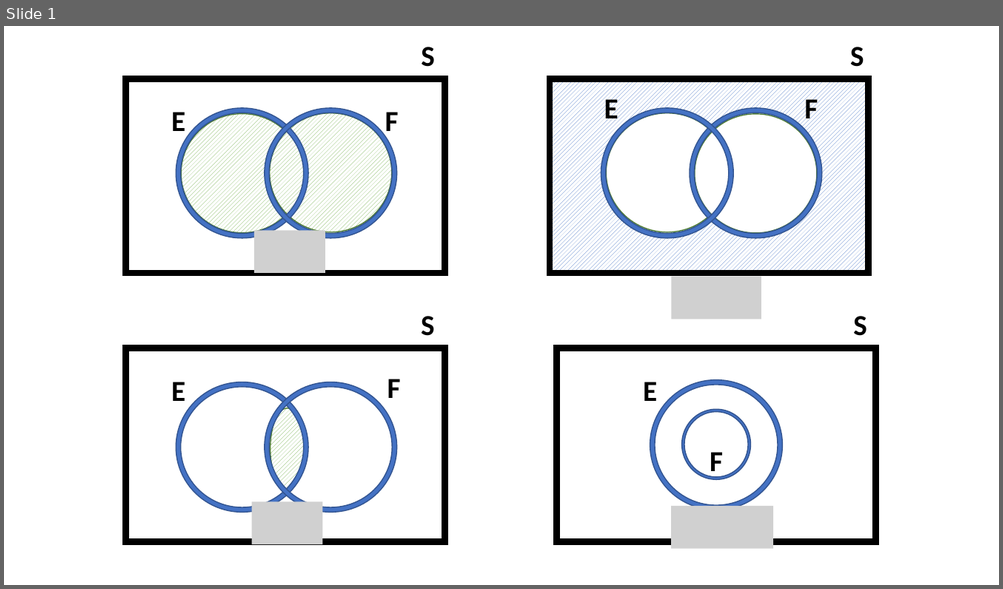
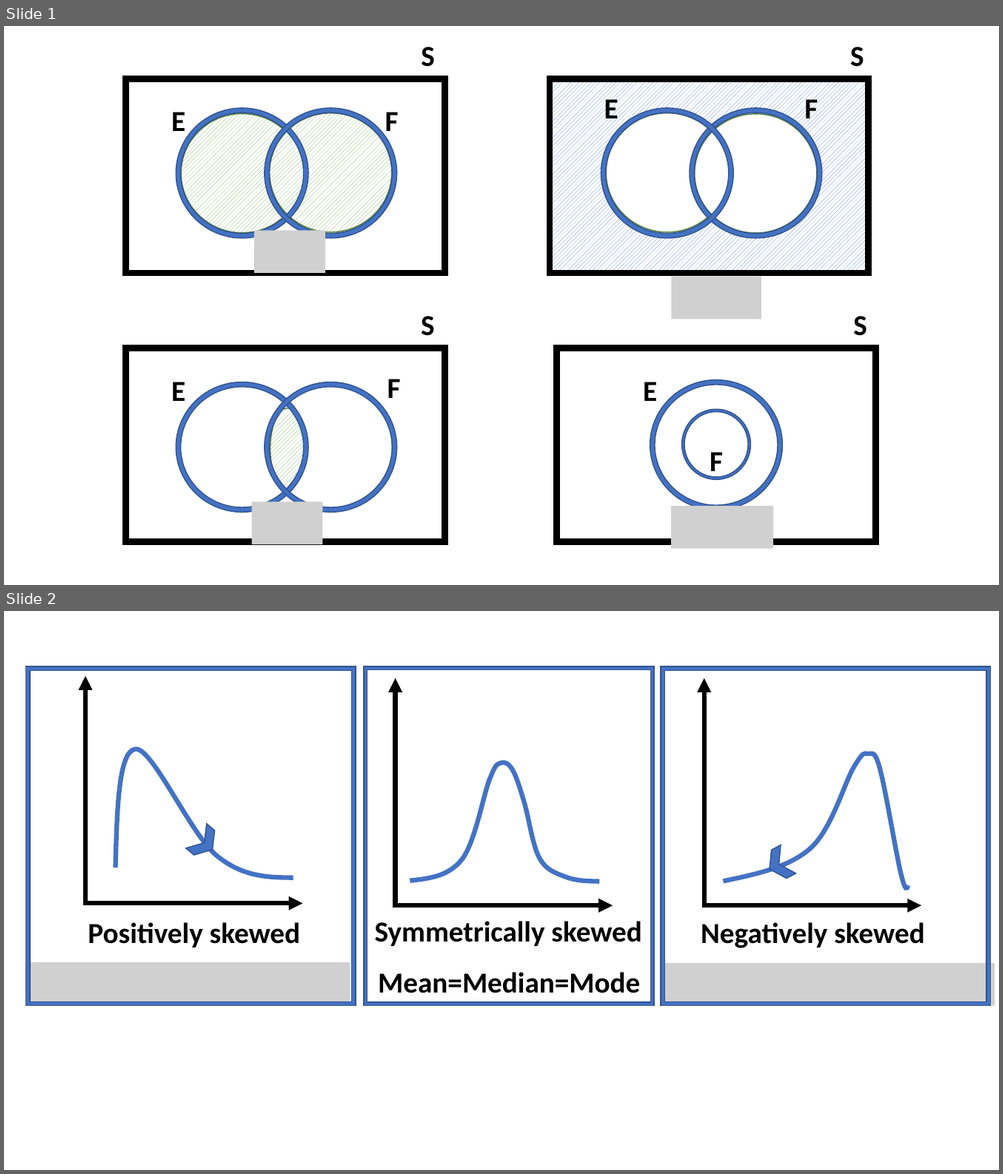
Before and after one commit to Kulasekaran-148/LATEX-Shortnotes-GATE, a slide deck: MATHEMATICS SHORTNOTES/MATHS Revision.pptx. Shown one above the other, each under a label of ours: slide 1 before the commit, slides 1 and 2 after it. The pictures are 1003x589 and 1003x1174 pixels, drawn with LibreOffice and Linux fonts; fonts in the diff are those of the drawing; grey boxes stand for pictures. Boxes give left, top, right and bottom in pixels: in the first picture for what was removed or moved away, otherwise in the second. Text is boxed around its words. In the diff, an @@ line names an element or a change of style, - is before the commit and + after.

```diff
--- a/MATHEMATICS SHORTNOTES/MATHS Revision.pptx
+++ b/MATHEMATICS SHORTNOTES/MATHS Revision.pptx
@@ slide 2 added at [4, 611, 999, 1170], background #FFFFFF @@
@@ frame added at [25, 667, 356, 1006], fill #4472C4, outline #325491 1 pt @@
@@ arrow added from (85, 906) to (85, 676), #000000 4.5 pt @@
@@ frame added at [364, 667, 654, 1006], fill #4472C4, outline #325491 1 pt @@
@@ frame added at [660, 667, 990, 1006], fill #4472C4, outline #325491 1 pt @@
@@ arrow added from (395, 908) to (395, 678), #000000 4.5 pt @@
@@ arrow added from (704, 908) to (704, 678), #000000 4.5 pt @@
@@ freeform shape added at [115, 749, 293, 878], outline #4472C4 4.5 pt @@
@@ freeform shape added at [410, 763, 600, 882], outline #4472C4 4.5 pt @@
@@ freeform shape added at [723, 754, 908, 889], outline #4472C4 4.5 pt @@
@@ chevron added at [185, 823, 222, 862], fill #4472C4, outline #325491 1 pt @@
@@ chevron added at [762, 846, 795, 883], fill #4472C4, outline #325491 1 pt @@
@@ arrow added from (85, 903) to (302, 903), #000000 4.5 pt @@
@@ text added at [375, 921, 641, 946], 28 pt, text #000000, bold @@
+Symmetrically skewed
@@ arrow added from (395, 906) to (613, 906), #000000 4.5 pt @@
@@ arrow added from (704, 906) to (921, 906), #000000 4.5 pt @@
@@ text added at [88, 923, 300, 948], 28 pt, text #000000, bold @@
+Positively skewed
@@ text added at [700, 923, 924, 948], 28 pt, text #000000, bold @@
+Negatively skewed
@@ picture added at [25, 963, 350, 1005] @@
@@ picture added at [665, 963, 995, 1005] @@
@@ text added at [378, 972, 640, 994], 28 pt, text #000000, bold @@
+Mean=Median=Mode
```
Also in this commit, not shown: 3 other files.
